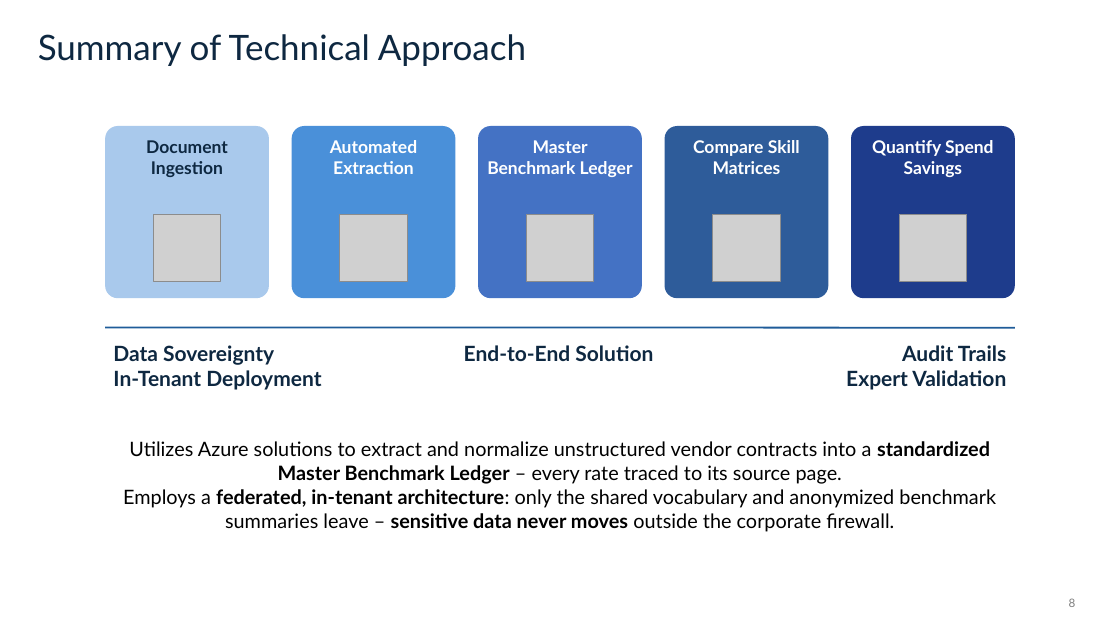
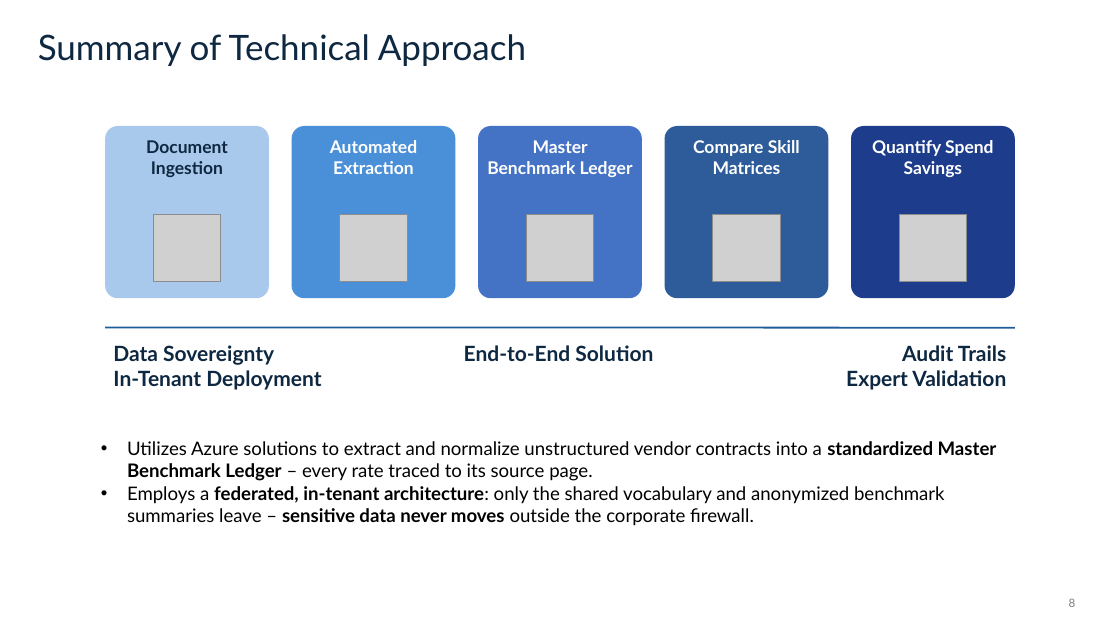
Before and after one commit to kylemac7807/twm-platform, a slide deck: slide 8 of docs/story/twm-pitch-deck-v2.pptx. Drawn at 1120x630 pixels with LibreOffice and Linux fonts; fonts in the diff are those of the drawing; grey boxes stand for pictures. Boxes give left, top, right and bottom in pixels: in the first picture for what was removed or moved away, otherwise in the second. Text is boxed around its words. In the diff, an @@ line names an element or a change of style, - is before the commit and + after.

```diff
--- a/docs/story/twm-pitch-deck-v2.pptx
+++ b/docs/story/twm-pitch-deck-v2.pptx
@@ text "Utilizes Azure solutions to extract ..." at (127, 441, 997, 526): size 17 to 16 pt; alignment centre to left; bullet none to • @@
```
Also in this commit, not shown: 13 other slides changed.
